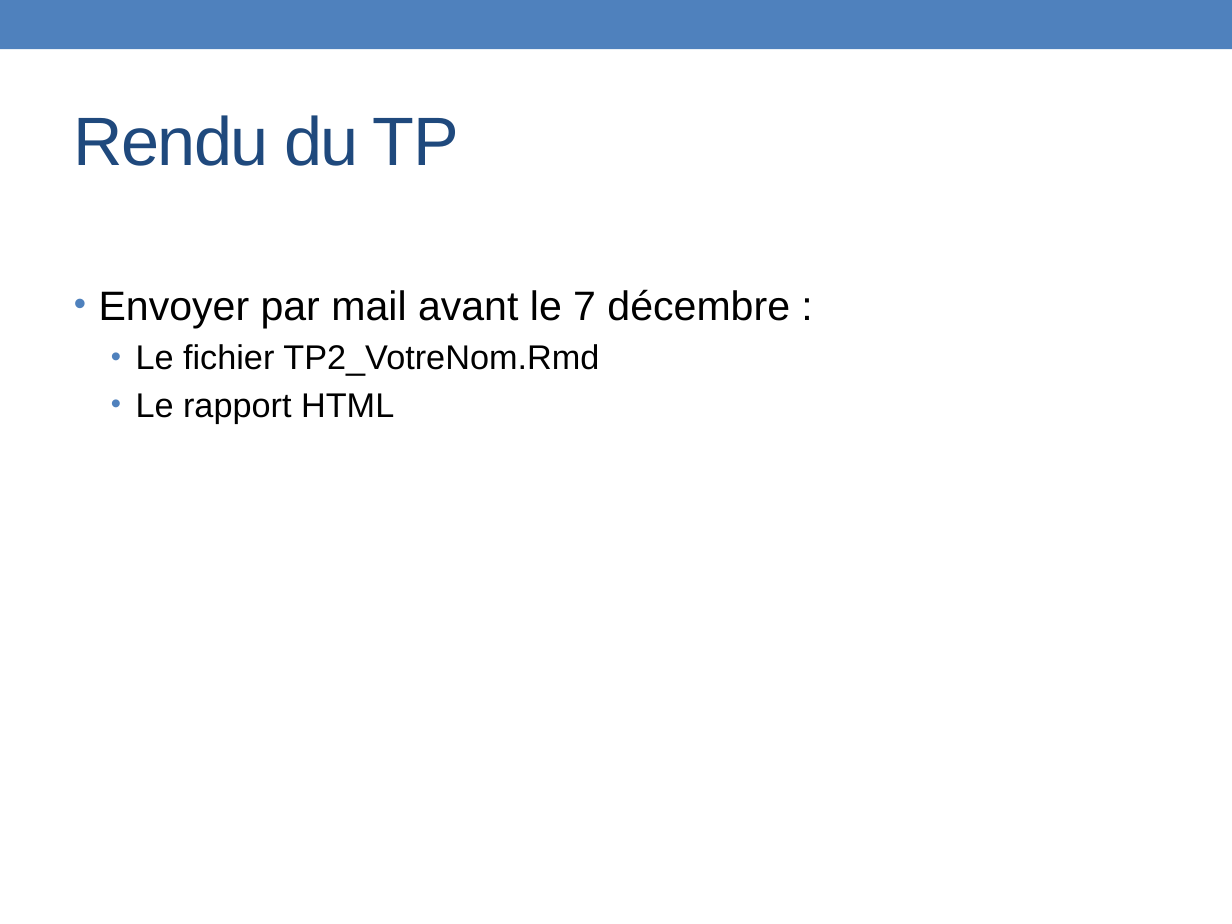
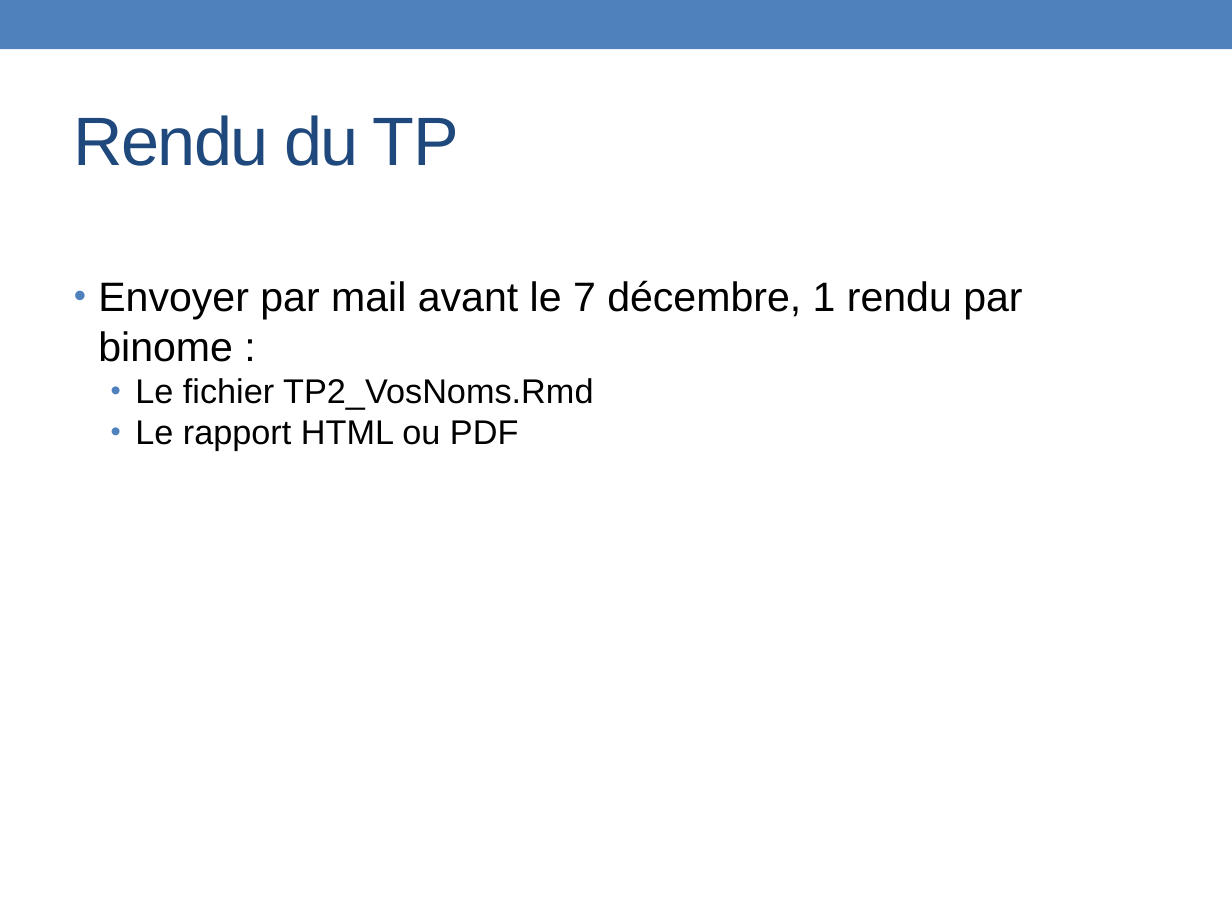
Before and after one commit to PF-BB/CentraleSupelec-R-genomics, a slide deck: slide 10 of gh-pages/html/_downloads/TP2_2061124.pptx. Drawn at 1232x924 pixels with LibreOffice and Linux fonts; fonts in the diff are those of the drawing. Boxes give left, top, right and bottom in pixels: in the first picture for what was removed or moved away, otherwise in the second. Text is boxed around its words. In the diff, an @@ line names an element or a change of style, - is before the commit and + after.

```diff
--- a/gh-pages/html/_downloads/TP2_2061124.pptx
+++ b/gh-pages/html/_downloads/TP2_2061124.pptx
@@ text at [98,280,1022,451]: text changed; size 20 to 24 pt @@
-• Envoyer par mail avant le 7 décembre :
-  • Le fichier TP2_VotreNom.Rmd
-  • Le rapport HTML
+• Envoyer par mail avant le 7 décembre, 1 rendu par binome :
+  • Le fichier TP2_VosNoms.Rmd
+  • Le rapport HTML ou PDF
```
Also in this commit, not shown: 15 other slides changed, 2 slides added, 5 slides removed, 6 other files.
